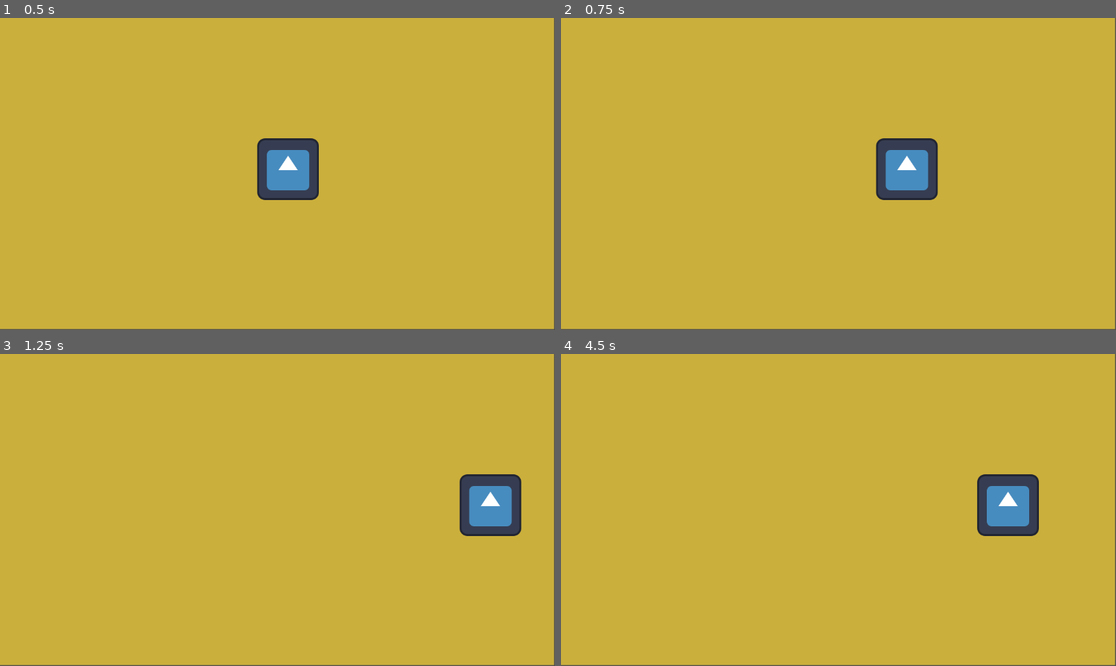
Above: before the commit, frames 1-4 (two rows, left to right).
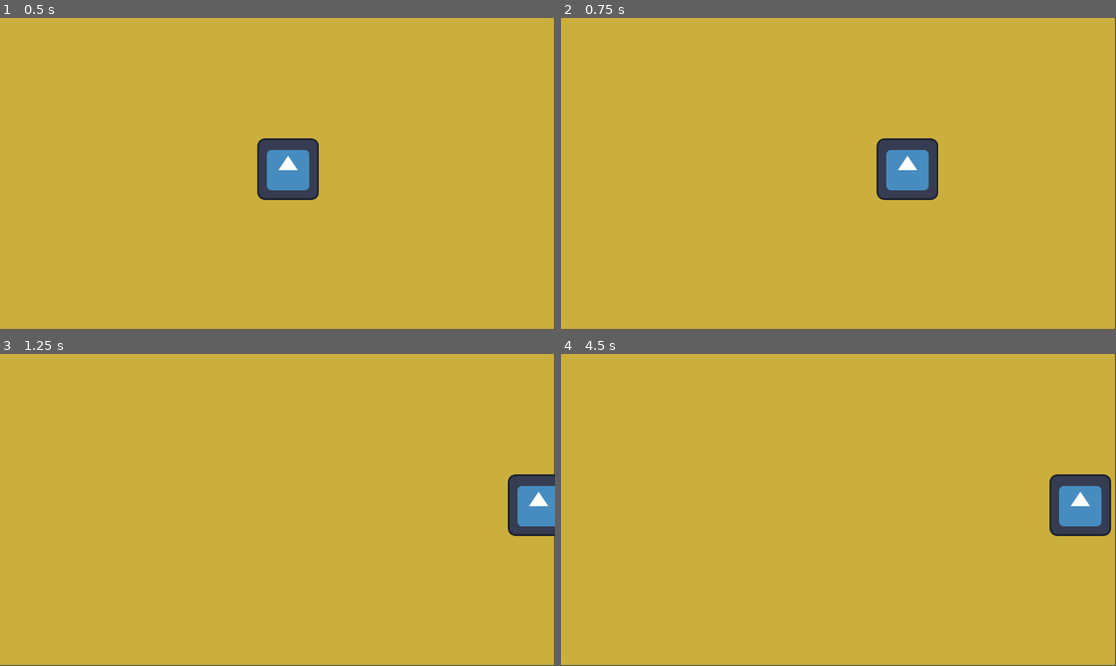
Above: after the commit, the same moments.

Repository: NicholasNg380/PING
Game: Godot game, scene res://scenes/Game.tscn
The game is run twice, just before and just after one commit, with the same random seed, the same clock (stepped at 60 frames per second) and the same inputs. The engine's default icon, where the game draws it, is replaced by a stand-in: a white triangle on a blue panel in a dark square.
Inputs:
- Up to frame 1 (0.5 s): no input
- Up to frame 2 (0.75 s): tap Enter at 0.5 s; hold D (right) from 0.53 s (still down)
- Up to frame 3 (1.25 s): keep holding D (right)
- Up to frame 4 (4.5 s): release D (right) at 1.28 s; hold S (down) 1.28-2.03 s; hold D (right) 2.03-2.78 s; tap Space at 2.75 s; hold W (up) 2.78-3.53 s; tap Enter at 3.5 s; hold A (left) from 3.53 s (still down)

Frame 1 is identical in both runs. In frame 2, 0.2% of the frame differs, in the area x 56-68%, y 38-59%; in frame 3, 3.2%; in frame 4, 4.4%, in the area x 74-100%, y 38-59%.

Commit message:
Player movement
Player movement is smoother

Diff:
--- a/scenes/Player.tscn
+++ b/scenes/Player.tscn
@@ -1,23 +1,13 @@
 [gd_scene format=3 uid="uid://bpbyjy6wsbxg3"]
 
+[ext_resource type="Script" uid="uid://4g7r8ubgawo3" path="res://scripts/player.gd" id="1_v6fml"]
 [ext_resource type="Texture2D" uid="uid://b68vj6s7fxrwm" path="res://assets/sprites/icon.svg" id="2_kne1u"]
-
-[sub_resource type="GDScript" id="GDScript_p0vlq"]
-script/source = "extends CharacterBody2D
-
-func _physics_process(delta):
-	const SPEED = 600.0
-	var direction = Input.get_vector(\"left\", \"right\", \"up\", \"down\")
-	velocity = direction * SPEED
-
-	move_and_slide()
-"
 
 [sub_resource type="RectangleShape2D" id="RectangleShape2D_xhfnw"]
 size = Vector2(126, 127)
 
 [node name="Player" type="CharacterBody2D" unique_id=250388077]
-script = SubResource("GDScript_p0vlq")
+script = ExtResource("1_v6fml")
 
 [node name="Sprite2D" type="Sprite2D" parent="." unique_id=1325783248]
 texture = ExtResource("2_kne1u")
--- a/scripts/player.gd
+++ b/scripts/player.gd
@@ -1,8 +1,43 @@
 extends CharacterBody2D
 
+const MAX_SPEED: int = 800
+const ACCELERATION: int = 15
+const FRICTION: int = 13
+
+const DASH_SPEED: int = 2000
+const DASH_TIME: float = 0.12
+var can_dash: bool = true
+var dash_timer: float = 0.0
+var dash_dir: Vector2 = Vector2.ZERO
+const DASH_RELOAD_COST: float = 0.5
+var dash_reload_timer: float = 0.0
+
+
 func _physics_process(delta):
-	const SPEED = 600.0
-	var direction = Input.get_vector("left", "right", "up", "down")
-	velocity = direction * SPEED
+	var input = Vector2(
+			Input.get_action_strength("right") - Input.get_action_strength("left"),
+			Input.get_action_strength("down") - Input.get_action_strength("up")
+		).normalized()
+	var lerp_weight = delta * (ACCELERATION if input else FRICTION)
+
+	velocity = lerp(velocity, input * (MAX_SPEED), lerp_weight)
+	"""
+	if can_dash and Input.is_action_just_pressed("shift"):
+		can_dash = false
+		dash_timer = DASH_TIME
+		dash_reload_timer = DASH_RELOAD_COST
+
+		velocity = lerp(velocity, input * (DASH_SPEED), lerp_weight)
+	else:
+		velocity = lerp(velocity, input * (MAX_SPEED), lerp_weight)
+
+	if dash_timer > 0.0:
+		dash_timer = max(0.0, dash_timer - delta)
+	else:
+		if dash_reload_timer > 0.0:
+			dash_reload_timer  -= delta
+		else:
+			can_dash = true
+			"""
 
 	move_and_slide()
